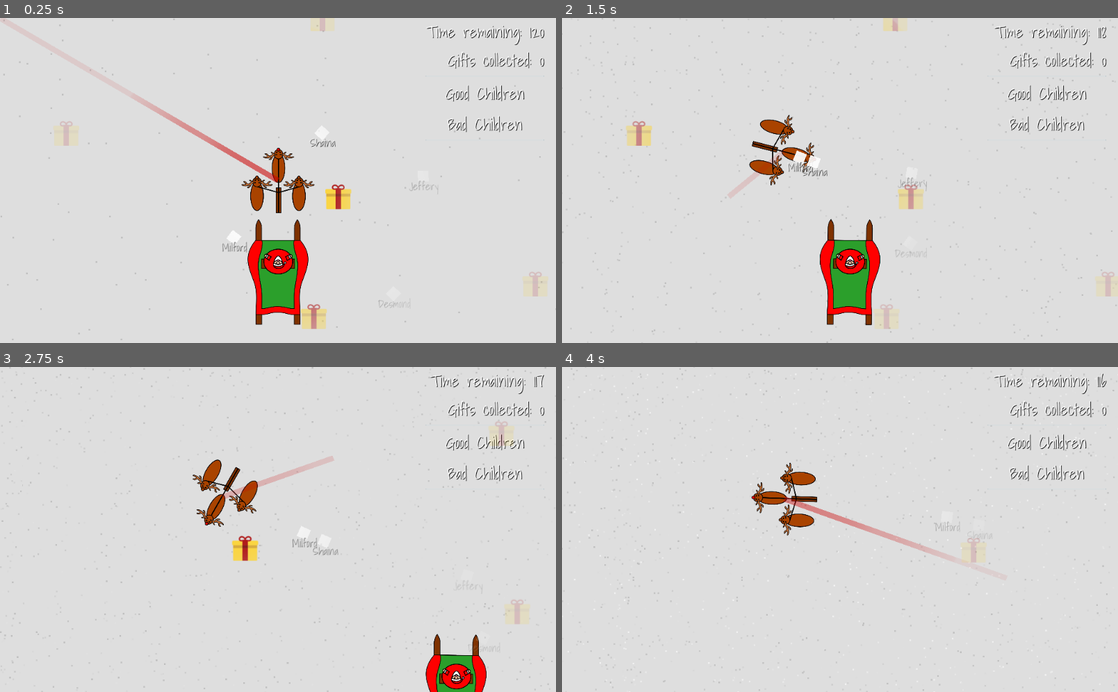
Above: before the commit, frames 1-4 (two rows, left to right).
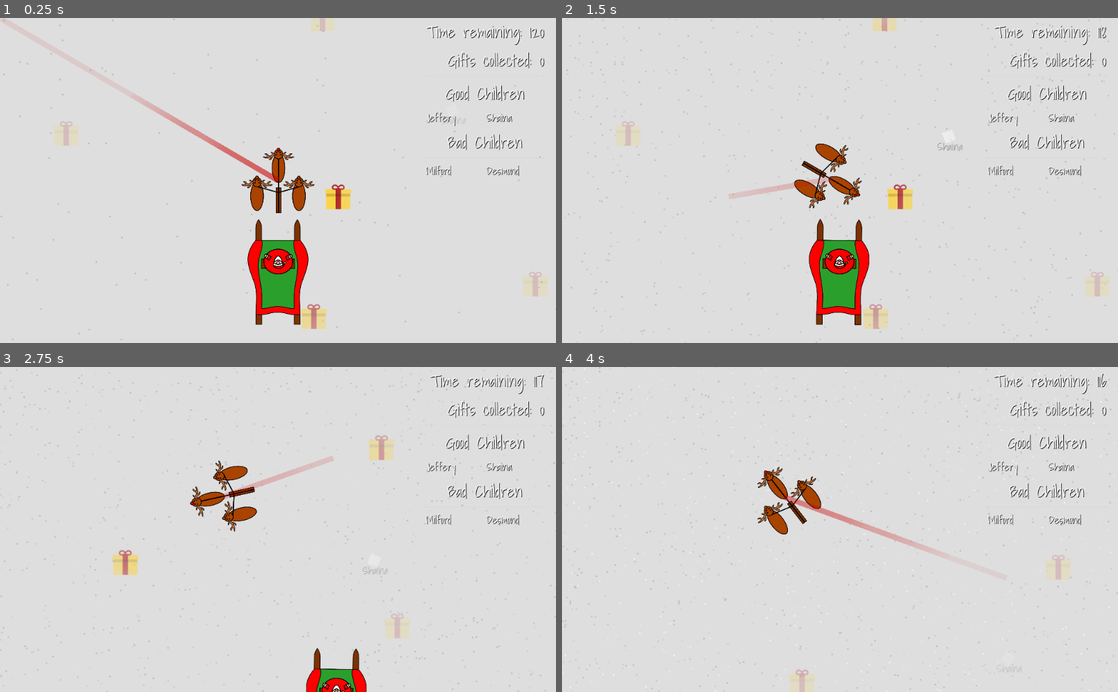
Above: after the commit, the same moments.

Repository: GameDrivenDesign/SebastHolyWandarousChristmasGame
Game: Godot game, scene res://scenes/world/world.tscn
Two runs of this game, one before a commit and one after it. Both use one fixed random seed, a clock stepped at 60 frames per second and the inputs below.
Inputs (mouse positions are in pixels of both pictures, inside the frame that each line leads up to):
- Up to frame 1 (0.25 s): no input
- Up to frame 2 (1.5 s): move the mouse to (962, 164) at 0.52 s; hold Right (right) 0.53-1.28 s; click (962, 164) at 0.6 s; move the mouse to (728, 196) at 1.27 s; hold Down (down) from 1.28 s (still down); click (728, 196) at 1.35 s
- Up to frame 3 (2.75 s): move the mouse to (333, 458) at 2.02 s; release Down (down) at 2.03 s; hold Right (right) from 2.03 s (still down); click (333, 458) at 2.1 s
- Up to frame 4 (4 s): move the mouse to (812, 594) at 2.77 s; release Right (right) at 2.78 s; hold Up (up) 2.78-3.53 s; click (812, 594) at 2.85 s; move the mouse to (1006, 578) at 3.52 s; hold Left (left) from 3.53 s (still down); click (1006, 578) at 3.6 s

The runs differ from the first frame. In frame 1, 0.8% of the frame differs, in the area x 40-98%, y 29-90%; in frame 2, 7.2%, in the area x 0-100%, y 0-100%; in frame 3, 6.4%; in frame 4, 3.5%.
Error before the commit: Invalid get index 'text' (on base: 'null instance'). (res://scenes/dumb_kid/dumb_kid.gd:65)

Commit message:
move dumb kids away at level start

Diff:
--- a/scenes/dumb_kid/dumb_kid.gd
+++ b/scenes/dumb_kid/dumb_kid.gd
@@ -62,7 +62,7 @@
 	$name_container/name.text = name
 
 func get_name():
-	return $name.text
+	return $name_container/name.text
 
 func set_is_good_kid(is_good):
 	is_good_kid = is_good
--- a/scenes/world/world.tscn
+++ b/scenes/world/world.tscn
@@ -8,7 +8,7 @@
 [ext_resource path="res://scenes/gift/gift.tscn" type="PackedScene" id=6]
 [ext_resource path="res://scenes/dumb_kid/dumb_kid.tscn" type="PackedScene" id=7]
 
-[node name="map" type="Node2D"]
+[node name="map" type="Node2D" index="0"]
 
 script = ExtResource( 1 )
 
@@ -104,18 +104,18 @@
 
 [node name="dumb_kid" parent="dumb_kids" index="0" instance=ExtResource( 7 )]
 
-position = Vector2( 97.28, 332.771 )
+position = Vector2( 85.2212, 632.732 )
 
 [node name="dumb_kid2" parent="dumb_kids" index="1" instance=ExtResource( 7 )]
 
-position = Vector2( 492.203, 191.081 )
+position = Vector2( 829.847, 415.675 )
 
 [node name="dumb_kid3" parent="dumb_kids" index="2" instance=ExtResource( 7 )]
 
-position = Vector2( 428.895, 424.719 )
+position = Vector2( 694.187, 555.858 )
 
 [node name="dumb_kid4" parent="dumb_kids" index="3" instance=ExtResource( 7 )]
 
-position = Vector2( 305.293, 85.5674 )
+position = Vector2( 538.931, 62.9573 )
 
 [connection signal="gift_count_changed" from="player" to="ParallaxBackground/ParallaxLayer/hud" method="update_gift_count"]
